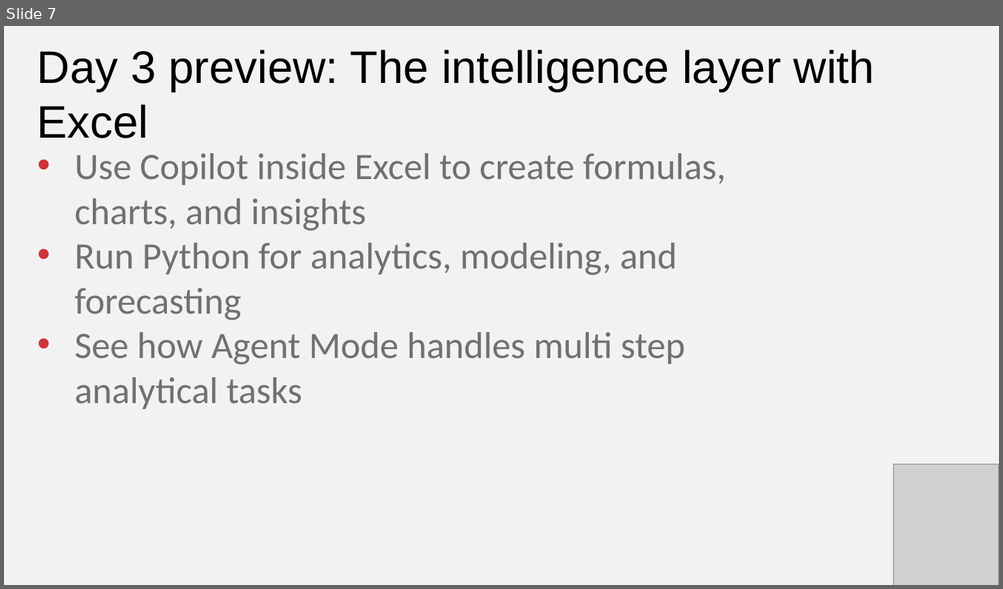
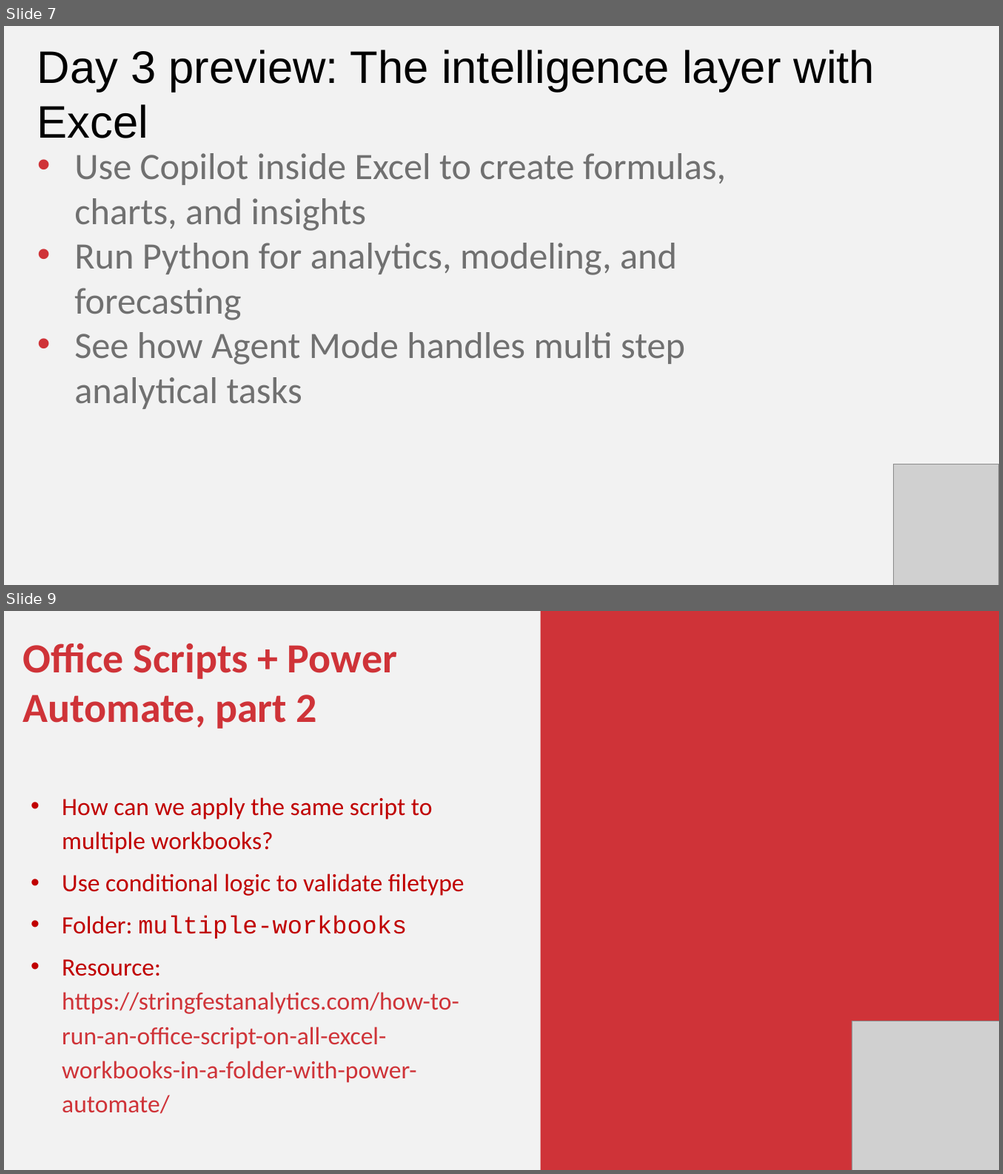
Before and after one commit to stringfestdata/ai-for-excel-in-a-week, a slide deck: day-4-office-scripts-power-automate/day-4-office-scripts-power-automate.pptx. Shown one above the other, each under a label of ours: slide 7 before the commit, slides 7 and 9 after it; the slides between them are not shown. The pictures are 1003x589 and 1003x1174 pixels, drawn with LibreOffice and Linux fonts; fonts in the diff are those of the drawing; grey boxes stand for pictures. Boxes give left, top, right and bottom in pixels: in the first picture for what was removed or moved away, otherwise in the second. Text is boxed around its words. In the diff, an @@ line names an element or a change of style, - is before the commit and + after.

```diff
--- a/day-4-office-scripts-power-automate/day-4-office-scripts-power-automate.pptx
+++ b/day-4-office-scripts-power-automate/day-4-office-scripts-power-automate.pptx
@@ slide 9 added at (4,611,999,1170), background #F2F2F2 @@
@@ rectangle added at (540,611,999,1170), fill #CF3338 @@
@@ text added at (23,643,464,1114), 36 pt, text #CF3338 @@
+Office Scripts + Power Automate, part 2
+• How can we apply the same script to multiple workbooks?
+• Use conditional logic to validate filetype
+• Folder: multiple-workbooks
+• Resource: https://stringfestanalytics.com/how-to-run-an-office-script-on-all-excel-workbooks-in-a-folder-with-power-automate/
@@ picture added at (851,1021,999,1170) @@
```
Also in this commit, not shown: 2 slides changed, 3 other slides added, 1 slide removed, 26 other files.
